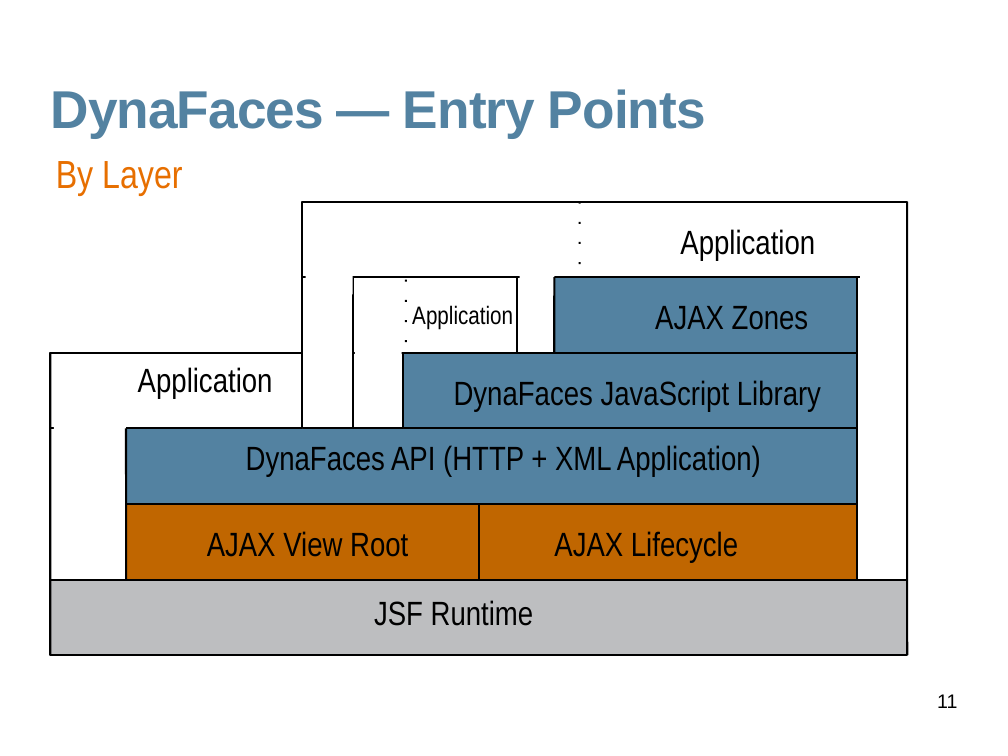
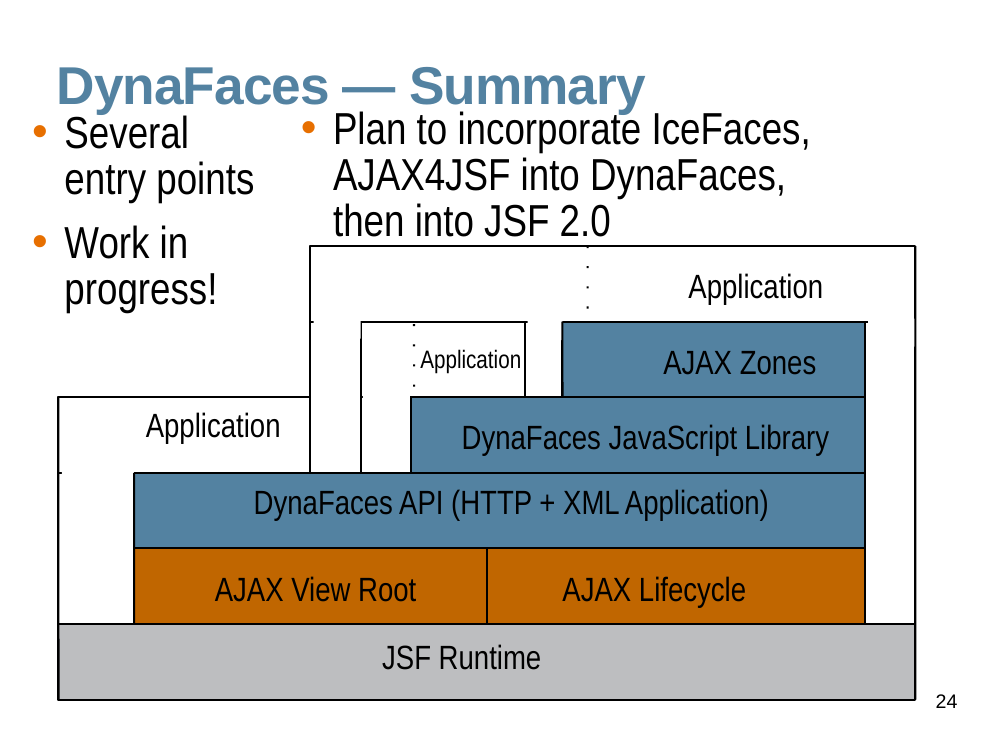
Before and after one commit to javaee/javaserverfaces-extensions, a slide deck: slide 24 of www/slides/dynafaces-advanced.odp (slide 11 before the commit). Drawn at 1008x756 pixels with LibreOffice and Linux fonts; fonts in the diff are those of the drawing; background and template pictures are left out. Boxes give left, top, right and bottom in pixels: in the first picture for what was removed or moved away, otherwise in the second. Text is boxed around its words. In the diff, an @@ line names an element or a change of style, - is before the commit and + after.

```diff
--- a/www/slides/dynafaces-advanced.odp
+++ b/www/slides/dynafaces-advanced.odp
@@ title at (57, 67, 646, 114): text changed @@
-DynaFaces — Entry Points
+DynaFaces — Summary
@@ text added at (64, 113, 254, 313), 32 pt, text #000000 @@
+• Several entry points
+• Work in progress!
@@ text added at (333, 109, 811, 237), 32 pt, text #000000 @@
+• Plan to incorporate IceFaces, AJAX4JSF into DynaFaces, then into JSF 2.0
@@ text removed at (56, 161, 182, 195) @@
-By Layer
@@ 18 rectangles, 9 texts, 6 lines: place and size @@
-18 rectangles, 9 texts, 6 lines at (50, 202, 907, 655)
+18 rectangles, 9 texts, 6 lines at (58, 246, 915, 700)
@@ page number at (936, 694, 958, 708): text changed @@
-11
+24
```
Also in this commit, not shown: 2 other slides changed, 20 slides added, 7 slides removed, 13 other files.
